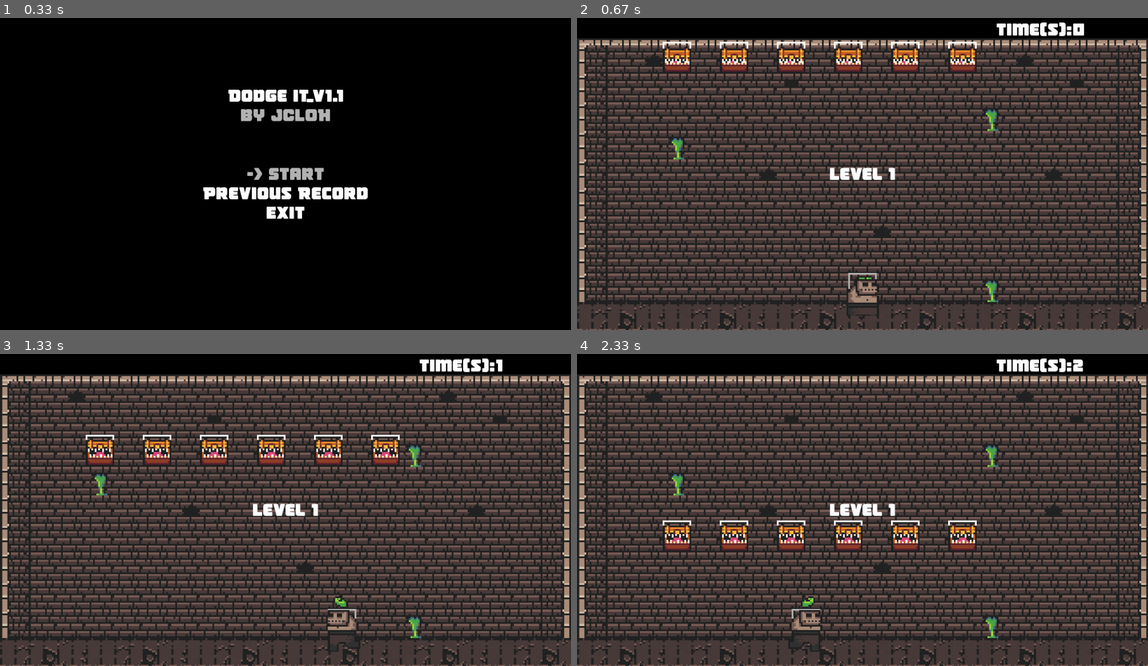
Above: before the commit, frames 1-4 (two rows, left to right).
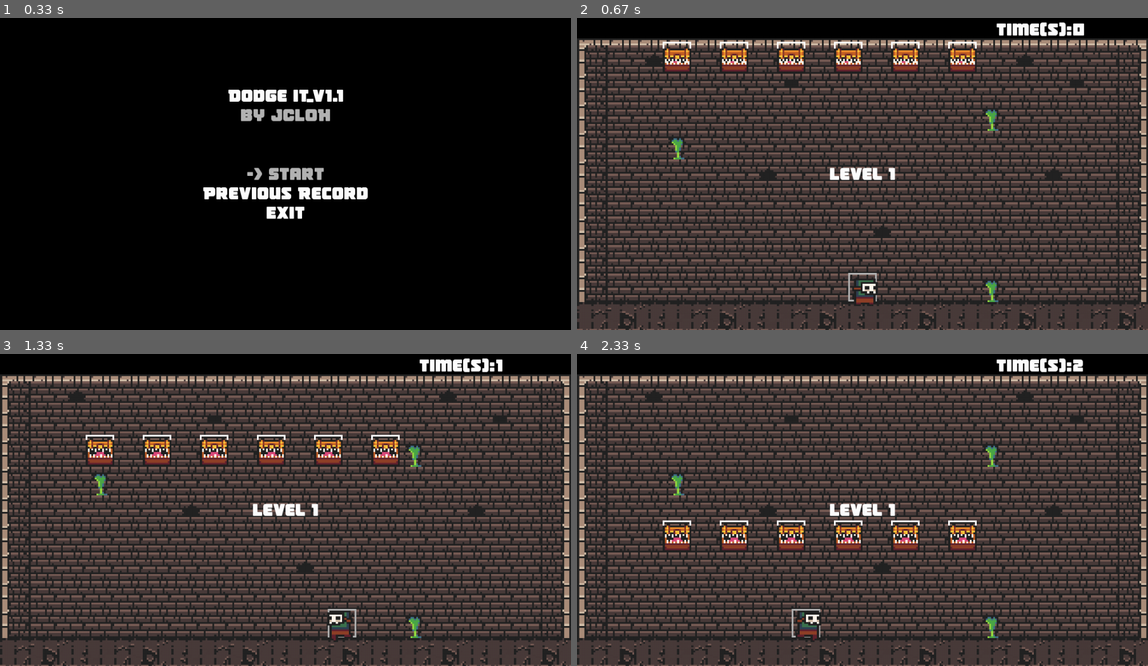
Above: after the commit, the same moments.

Repository: JCLOH98/DodgeIt-Pygame
Game: pygame game, started from DodgeItv1.1.py
Same seed, same stepped clock (60 frames per second), same inputs: the game is played once before the commit and once after it.
Inputs:
- Up to frame 1 (0.33 s): no input
- Up to frame 2 (0.67 s): tap Enter at 0.33 s
- Up to frame 3 (1.33 s): hold Right 0.67-1.13 s; hold Left from 1.17 s (still down)
- Up to frame 4 (2.33 s): release Left at 1.7 s; hold Right from 2.17 s (still down)

Frame 1 is identical in both runs. In frame 2, 0.4% of the frame differs, in the area x 47-53%, y 82-96%; in frame 3, 0.5%, in the area x 57-64%, y 77-96%; in frame 4, 0.5%.

Commit message:
use mask orc sprite

Diff:
--- a/DodgeItv1.1.py
+++ b/DodgeItv1.1.py
@@ -39,46 +39,46 @@
 
 #sprites scale factor
 #big zombie
-scale = (IMAGE_WIDTH*2,IMAGE_HEIGHT*2)
+#scale = (IMAGE_WIDTH*2,IMAGE_HEIGHT*2)
 #masked orc
-#scale = (IMAGE_WIDTH+10,IMAGE_HEIGHT+15)
+scale = (IMAGE_WIDTH+10,IMAGE_HEIGHT+15)
 
 #idle
 #big zombie
-idle1 = pygame.image.load("./Sprites/DungeonTilesII (Using)/BigZombies/big_zombie_idle_anim_f0.png").convert_alpha()
-idle2 = pygame.image.load("./Sprites/DungeonTilesII (Using)/BigZombies/big_zombie_idle_anim_f1.png").convert_alpha()
-idle3 = pygame.image.load("./Sprites/DungeonTilesII (Using)/BigZombies/big_zombie_idle_anim_f2.png").convert_alpha()
-idle4 = pygame.image.load("./Sprites/DungeonTilesII (Using)/BigZombies/big_zombie_idle_anim_f3.png").convert_alpha()
+#idle1 = pygame.image.load("./Sprites/DungeonTilesII (Using)/BigZombies/big_zombie_idle_anim_f0.png").convert_alpha()
+#idle2 = pygame.image.load("./Sprites/DungeonTilesII (Using)/BigZombies/big_zombie_idle_anim_f1.png").convert_alpha()
+#idle3 = pygame.image.load("./Sprites/DungeonTilesII (Using)/BigZombies/big_zombie_idle_anim_f2.png").convert_alpha()
+#idle4 = pygame.image.load("./Sprites/DungeonTilesII (Using)/BigZombies/big_zombie_idle_anim_f3.png").convert_alpha()
 #masked ogre
-#idle1 = pygame.image.load("./Sprites/DungeonTilesII (Using)/MaskedOrcs/masked_orc_idle_anim_f0.png").convert_alpha()
-#idle2 = pygame.image.load("./Sprites/DungeonTilesII (Using)/MaskedOrcs/masked_orc_idle_anim_f1.png").convert_alpha()
-#idle3 = pygame.image.load("./Sprites/DungeonTilesII (Using)/MaskedOrcs/masked_orc_idle_anim_f2.png").convert_alpha()
-#idle4 = pygame.image.load("./Sprites/DungeonTilesII (Using)/MaskedOrcs/masked_orc_idle_anim_f3.png").convert_alpha()
+idle1 = pygame.image.load("./Sprites/DungeonTilesII (Using)/MaskedOrcs/masked_orc_idle_anim_f0.png").convert_alpha()
+idle2 = pygame.image.load("./Sprites/DungeonTilesII (Using)/MaskedOrcs/masked_orc_idle_anim_f1.png").convert_alpha()
+idle3 = pygame.image.load("./Sprites/DungeonTilesII (Using)/MaskedOrcs/masked_orc_idle_anim_f2.png").convert_alpha()
+idle4 = pygame.image.load("./Sprites/DungeonTilesII (Using)/MaskedOrcs/masked_orc_idle_anim_f3.png").convert_alpha()
 
 #runleft
 #big zombie
-runleft1 = pygame.image.load("./Sprites/DungeonTilesII (Using)/BigZombies/big_zombie_run_left_anim_f0.png").convert_alpha()
-runleft2 = pygame.image.load("./Sprites/DungeonTilesII (Using)/BigZombies/big_zombie_run_left_anim_f1.png").convert_alpha()
-runleft3 = pygame.image.load("./Sprites/DungeonTilesII (Using)/BigZombies/big_zombie_run_left_anim_f2.png").convert_alpha()
-runleft4 = pygame.image.load("./Sprites/DungeonTilesII (Using)/BigZombies/big_zombie_run_left_anim_f3.png").convert_alpha()
+#runleft1 = pygame.image.load("./Sprites/DungeonTilesII (Using)/BigZombies/big_zombie_run_left_anim_f0.png").convert_alpha()
+#runleft2 = pygame.image.load("./Sprites/DungeonTilesII (Using)/BigZombies/big_zombie_run_left_anim_f1.png").convert_alpha()
+#runleft3 = pygame.image.load("./Sprites/DungeonTilesII (Using)/BigZombies/big_zombie_run_left_anim_f2.png").convert_alpha()
+#runleft4 = pygame.image.load("./Sprites/DungeonTilesII (Using)/BigZombies/big_zombie_run_left_anim_f3.png").convert_alpha()
 #masked ogre
-#runleft1 = pygame.image.load("./Sprites/DungeonTilesII (Using)/MaskedOrcs/masked_orc_run_left_anim_f0.png").convert_alpha()
-#runleft2 = pygame.image.load("./Sprites/DungeonTilesII (Using)/MaskedOrcs/masked_orc_run_left_anim_f1.png").convert_alpha()
-#runleft3 = pygame.image.load("./Sprites/DungeonTilesII (Using)/MaskedOrcs/masked_orc_run_left_anim_f2.png").convert_alpha()
-#runleft4 = pygame.image.load("./Sprites/DungeonTilesII (Using)/MaskedOrcs/masked_orc_run_left_anim_f3.png").convert_alpha()
+runleft1 = pygame.image.load("./Sprites/DungeonTilesII (Using)/MaskedOrcs/masked_orc_run_left_anim_f0.png").convert_alpha()
+runleft2 = pygame.image.load("./Sprites/DungeonTilesII (Using)/MaskedOrcs/masked_orc_run_left_anim_f1.png").convert_alpha()
+runleft3 = pygame.image.load("./Sprites/DungeonTilesII (Using)/MaskedOrcs/masked_orc_run_left_anim_f2.png").convert_alpha()
+runleft4 = pygame.image.load("./Sprites/DungeonTilesII (Using)/MaskedOrcs/masked_orc_run_left_anim_f3.png").convert_alpha()
 
 
 #runright
 #big zombie
-runright1 = pygame.image.load("./Sprites/DungeonTilesII (Using)/BigZombies/big_zombie_run_right_anim_f0.png").convert_alpha()
-runright2 = pygame.image.load("./Sprites/DungeonTilesII (Using)/BigZombies/big_zombie_run_right_anim_f1.png").convert_alpha()
-runright3 = pygame.image.load("./Sprites/DungeonTilesII (Using)/BigZombies/big_zombie_run_right_anim_f2.png").convert_alpha()
-runright4 = pygame.image.load("./Sprites/DungeonTilesII (Using)/BigZombies/big_zombie_run_right_anim_f3.png").convert_alpha()
+#runright1 = pygame.image.load("./Sprites/DungeonTilesII (Using)/BigZombies/big_zombie_run_right_anim_f0.png").convert_alpha()
+#runright2 = pygame.image.load("./Sprites/DungeonTilesII (Using)/BigZombies/big_zombie_run_right_anim_f1.png").convert_alpha()
+#runright3 = pygame.image.load("./Sprites/DungeonTilesII (Using)/BigZombies/big_zombie_run_right_anim_f2.png").convert_alpha()
+#runright4 = pygame.image.load("./Sprites/DungeonTilesII (Using)/BigZombies/big_zombie_run_right_anim_f3.png").convert_alpha()
 #masked ogre
-#runright1 = pygame.image.load("./Sprites/DungeonTilesII (Using)/MaskedOrcs/masked_orc_run_right_anim_f0.png").convert_alpha()
-#runright2 = pygame.image.load("./Sprites/DungeonTilesII (Using)/MaskedOrcs/masked_orc_run_right_anim_f1.png").convert_alpha()
-#runright3 = pygame.image.load("./Sprites/DungeonTilesII (Using)/MaskedOrcs/masked_orc_run_right_anim_f2.png").convert_alpha()
-#runright4 = pygame.image.load("./Sprites/DungeonTilesII (Using)/MaskedOrcs/masked_orc_run_right_anim_f3.png").convert_alpha()
+runright1 = pygame.image.load("./Sprites/DungeonTilesII (Using)/MaskedOrcs/masked_orc_run_right_anim_f0.png").convert_alpha()
+runright2 = pygame.image.load("./Sprites/DungeonTilesII (Using)/MaskedOrcs/masked_orc_run_right_anim_f1.png").convert_alpha()
+runright3 = pygame.image.load("./Sprites/DungeonTilesII (Using)/MaskedOrcs/masked_orc_run_right_anim_f2.png").convert_alpha()
+runright4 = pygame.image.load("./Sprites/DungeonTilesII (Using)/MaskedOrcs/masked_orc_run_right_anim_f3.png").convert_alpha()
 
 #chests
 chest1 = pygame.image.load("./Sprites/DungeonTilesII (Using)/Chests/chest_mimic_open_anim_f0.png").convert_alpha()
@@ -169,7 +169,7 @@
         for draw in range(fallingnum):
                 pygame.draw.rect(Display,WHITE,Rect[draw],3)
                 yspeed = 5
-                Rect[draw].y = Rect[draw].y + yspeed + 3
+                Rect[draw].y = Rect[draw].y + yspeed + 4
                 if (frame <= 3 or (frame > 12 and frame <= 15)):
                         chest = pygame.transform.scale(chest1,chestscale)
                         chestRect = chest.get_rect()
